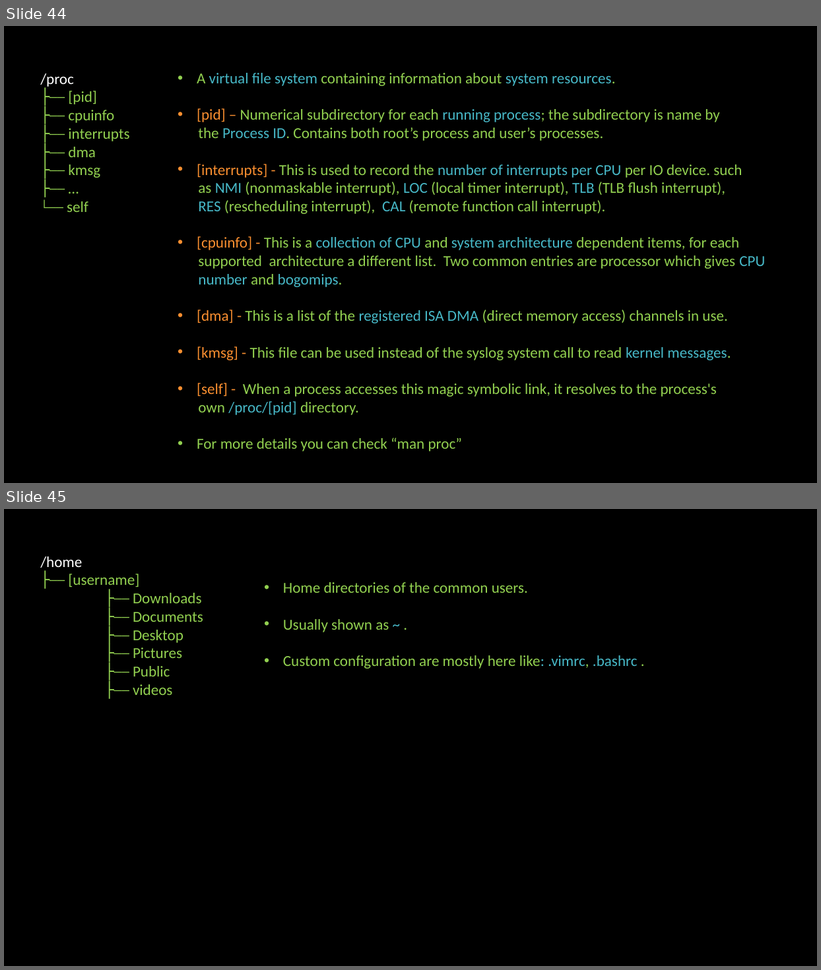
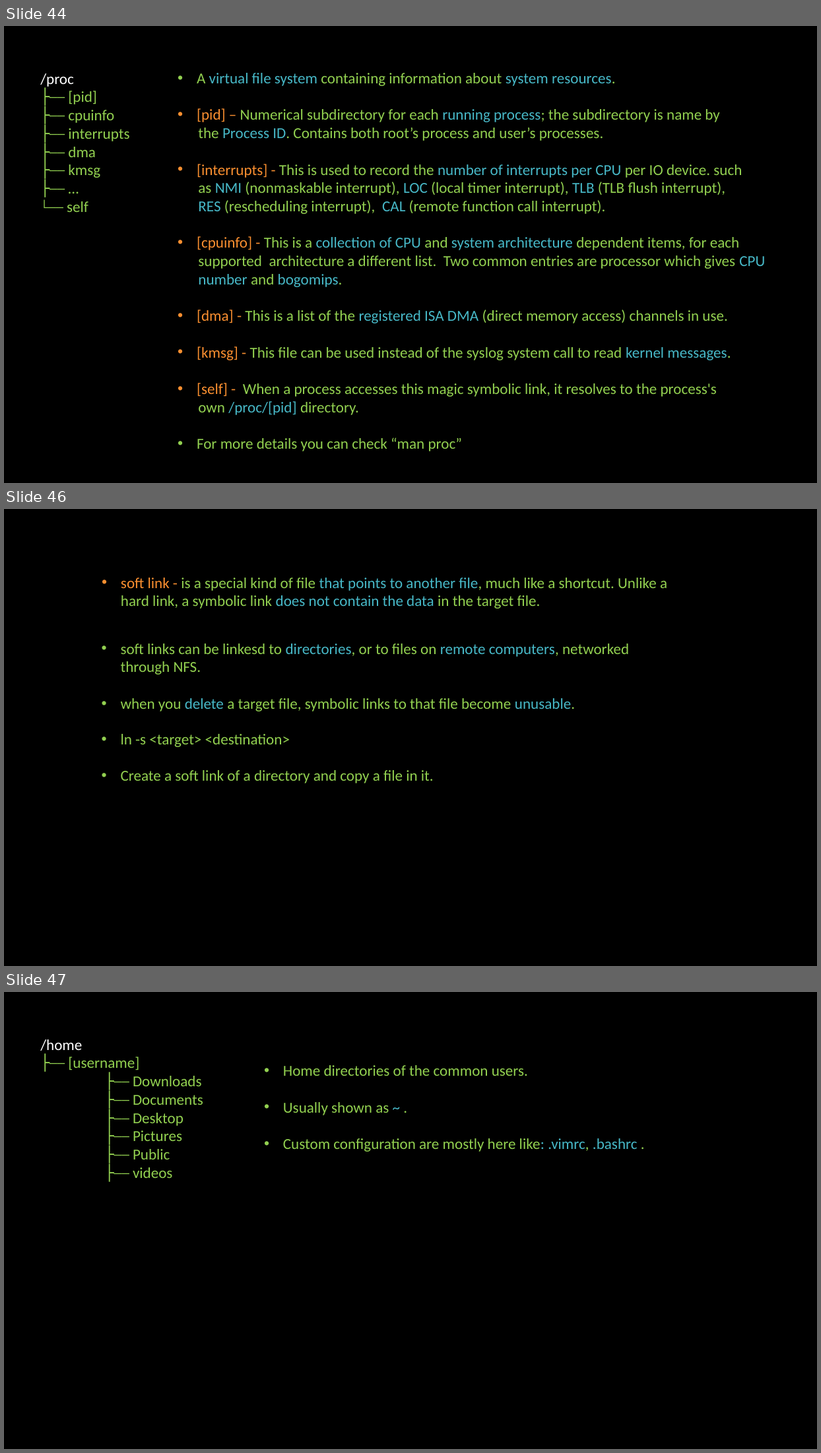
Before and after one commit to linuxfestival/introduction-to-linux-resources, a slide deck: PowerPoint/amirkabir_linux_festival.pptx. Shown one above the other, each under a label of ours: slides 44 and 45 before the commit, slides 44, 46 and 47 after it; the slides between them are not shown. The pictures are 821x970 and 821x1453 pixels, drawn with LibreOffice and Linux fonts; fonts in the diff are those of the drawing. Boxes give left, top, right and bottom in pixels: in the first picture for what was removed or moved away, otherwise in the second. Text is boxed around its words. In the diff, an @@ line names an element or a change of style, - is before the commit and + after.

Commit message:
Links added

```diff
--- a/PowerPoint/amirkabir_linux_festival.pptx
+++ b/PowerPoint/amirkabir_linux_festival.pptx
@@ slide 46 added at (4,509,817,966), background #000000 @@
@@ text added at (121,578,667,609), 18 pt, text #92D050 @@
+• soft link - is a special kind of file that points to another file, much like a shortcut. Unlike a hard link, a symbolic link does not contain the data in the target file.
@@ text added at (121,644,629,712), 18 pt, text #92D050 @@
+• soft links can be linkesd to directories, or to files on remote computers, networked through NFS.
+• when you delete a target file, symbolic links to that file become unusable.
@@ text added at (121,734,290,747), 18 pt, text #92D050 @@
+• ln -s <target> <destination>
@@ text added at (121,770,434,784), 18 pt, text #92D050 @@
+• Create a soft link of a directory and copy a file in it.
@@ what was slide 45 is now slide 47 @@
```
Also in this commit, not shown: 1 other slide added, 1 slide removed.
